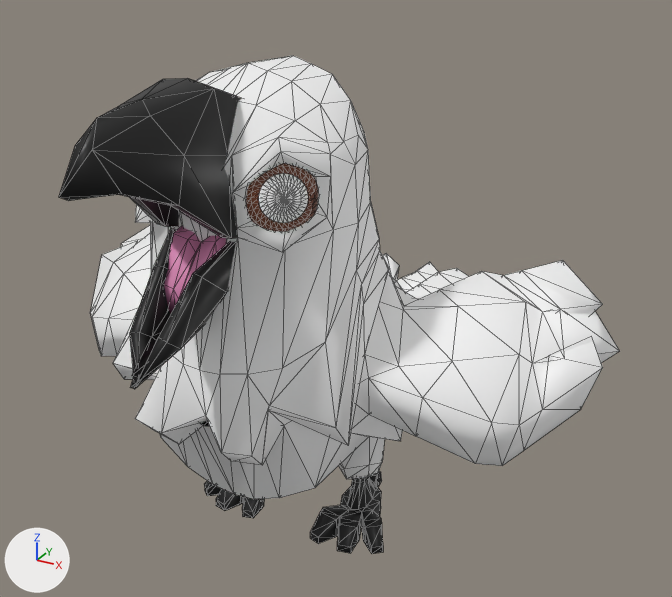
Renders of the glTF model assets/models/Crow_rig.gltf from each side of a commit.
One viewpoint serves both versions: a camera (50 mm lens) standing at (3.81, -6.63, 3.97) and looking at (0.36, -0.35, 0.82). Every picture has the same lights, and +X, +Y and +Z are marked at lower left. The older version comes first. Mesh edges are drawn as thin lines.

The first picture shows 'beak', 'body'.
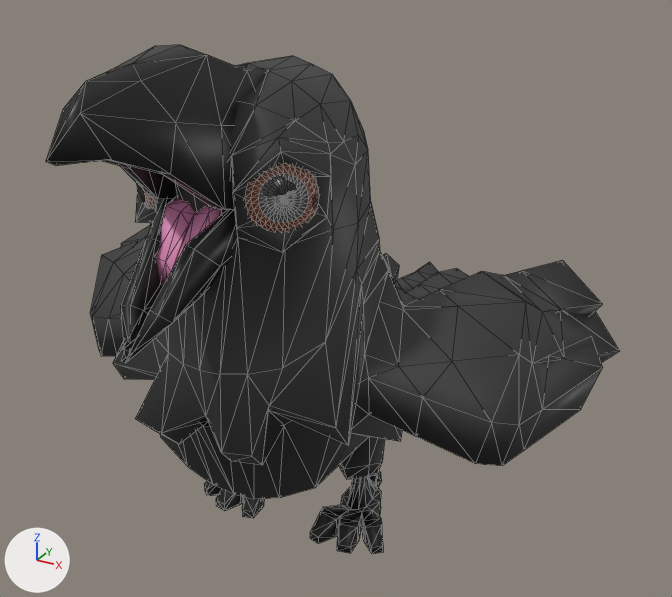
The newer file is also rescaled (x0.5), turned or shifted as a whole; pictures and numbers use the older file's frame.

Pixel boxes [x1, y1, x2, y2] of what changed, in the pictures (672 x 597 px):
'body', recoloured, surface changed (white to black)
    both: [90, 56, 619, 526]
'beak', moved
    before: [59, 78, 242, 389]
    after: [46, 45, 269, 363]

Diff of the bpy script that builds the scene:
```diff
--- a/assets/models/Crow_rig.gltf.py
+++ b/assets/models/Crow_rig.gltf.py
@@ mat_material_002 @@
 mat_material_002 = principled_material('Material.002')
-mat_material_002.base_color = (1.0, 1.0, 1.0)  # white #ffffff
-mat_material_002.metallic = 1.0
-mat_material_002.roughness = 1.0
+mat_material_002.base_color = (0.033, 0.033, 0.033)  # dark grey #333333
@@ mat_material_005 @@
 mat_material_005 = principled_material('Material.005')
-mat_material_005.base_color = (1.0, 1.0, 1.0)  # white #ffffff
+mat_material_005.base_color = (0.058, 0.058, 0.058)  # dark grey #444444
 mat_material_005.metallic = 1.0
-mat_material_005.roughness = 1.0
+mat_material_005.roughness = 0.185
@@ ob_beak @@
 ob_beak = bpy.data.objects.new('beak', me_cube_001)
-ob_beak.location = (0.0, 0.02, 0.222)
+ob_beak.location = (0.0, -0.04, 0.443)
```
